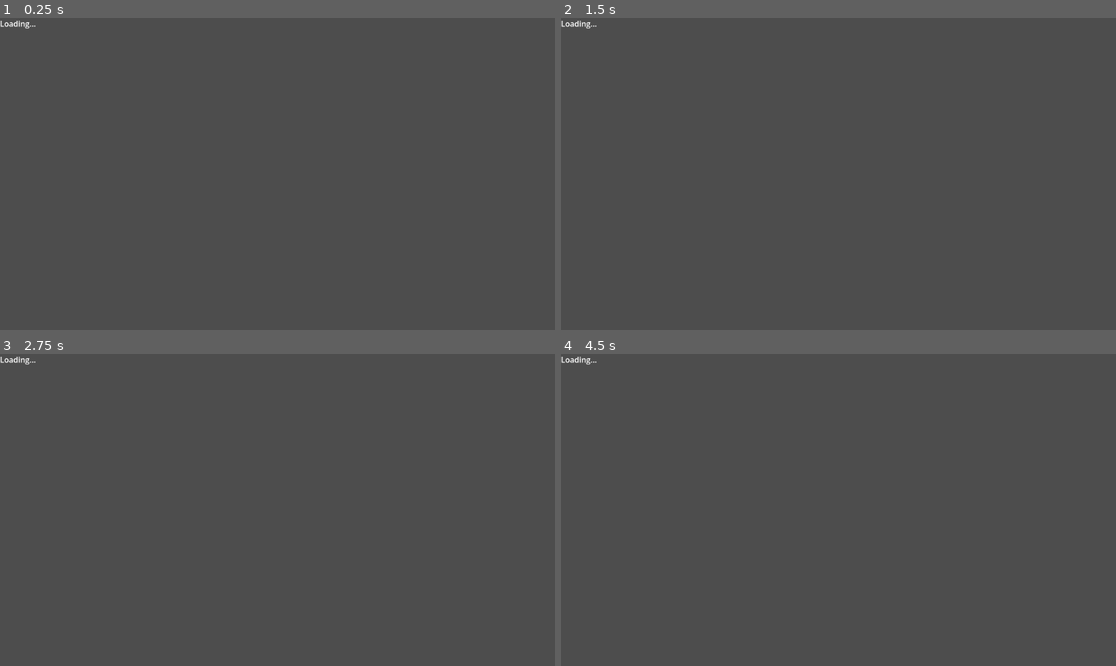
Above: before the commit, frames 1-4 (two rows, left to right).
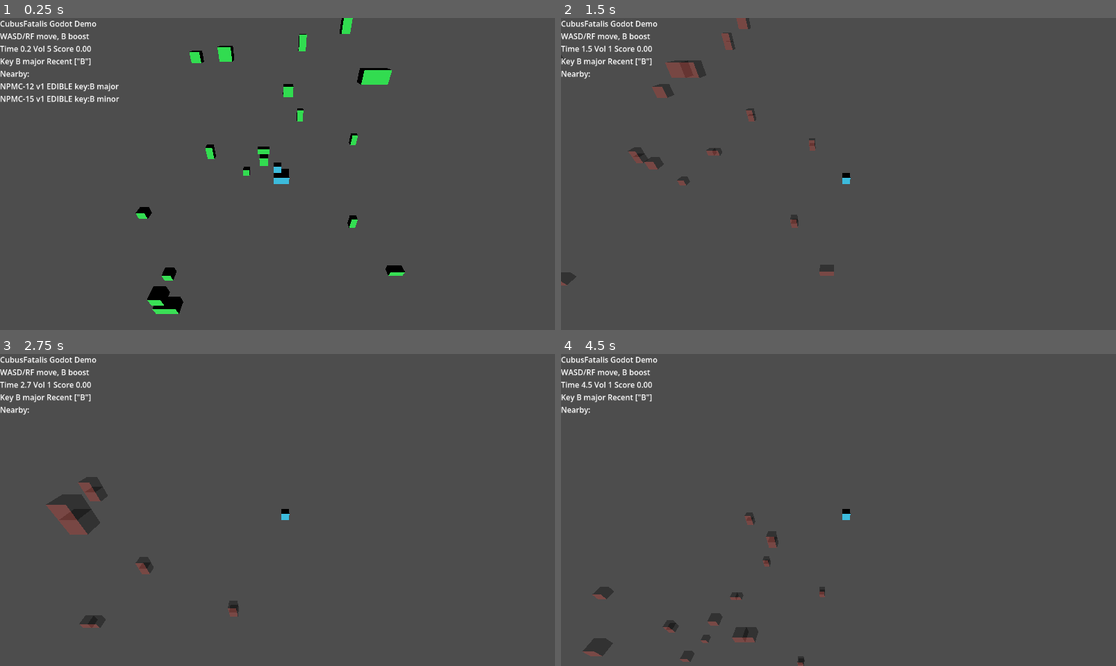
Above: after the commit, the same moments.

Repository: turtlestacker/cubusfatalis
Game: Godot game, scene res://godot/scenes/Main.tscn
Two runs of this game, one before a commit and one after it. Both use one fixed random seed, a clock stepped at 60 frames per second and the inputs below.
Inputs:
- Up to frame 1 (0.25 s): no input
- Up to frame 2 (1.5 s): hold D 0.53-1.28 s; hold B 0.53-1.28 s; hold S from 1.28 s (still down); tap B at 1.35 s
- Up to frame 3 (2.75 s): release S at 2.03 s; hold D from 2.03 s (still down); hold R from 2.03 s (still down); tap B at 2.3 s
- Up to frame 4 (4.5 s): release D at 2.78 s; release R at 2.78 s; hold W 2.78-3.53 s; tap F at 2.85 s; tap B at 3.05, 4.35 s; hold B 3.53-4.28 s; hold A from 3.53 s (still down)

The runs differ from the first frame. In frame 1, 3.2% of the frame differs, in the area x 0-73%, y 0-95%; in frame 2, 2.1%; in frame 3, 2.3%; in frame 4, 1.9%.
Error before the commit: Parse Error: Cannot infer the type of "edible" variable because the value doesn't have a set type. (res://godot/scripts/main.gd:66)

Commit message:
Fix GDScript strict typing parse errors for Godot 4.6

Diff:
--- a/godot/scripts/harmonics.gd
+++ b/godot/scripts/harmonics.gd
@@ -9,22 +9,22 @@
 static func build_keys() -> Array:
 	var keys: Array = []
 	for i in range(NOTES.size()):
-		var major := {}
+		var major: Dictionary = {}
 		for step in MAJOR_STEPS:
 			major[(i + step) % 12] = true
 		keys.append({"name": "%s major" % NOTES[i], "set": major})
 	for i in range(NOTES.size()):
-		var minor := {}
+		var minor: Dictionary = {}
 		for step in MINOR_STEPS:
 			minor[(i + step) % 12] = true
 		keys.append({"name": "%s minor" % NOTES[i], "set": minor})
 	return keys
 
 static func resolve_key(active_notes: Array, prev_key: String) -> String:
-	var keys := build_keys()
+	var keys: Array = build_keys()
 	var candidates: Array = []
 	for k in keys:
-		var ok := true
+		var ok: bool = true
 		for n in active_notes:
 			if not k["set"].has(n):
 				ok = false
@@ -37,11 +37,11 @@
 	for c in candidates:
 		if c["name"] == prev_key:
 			return prev_key
-	candidates = candidates.filter(func(c): return c["tonic_present"])
+	candidates = candidates.filter(func(c: Dictionary) -> bool: return bool(c["tonic_present"]))
 	if candidates.is_empty():
 		candidates = []
 		for k in keys:
-			var ok2 := true
+			var ok2: bool = true
 			for n2 in active_notes:
 				if not k["set"].has(n2):
 					ok2 = false
@@ -49,24 +49,24 @@
 			if ok2:
 				candidates.append({"name": k["name"], "tonic_present": false})
 	if prev_key != "":
-		var prev_tonic := prev_key.split(" ")[0]
+		var prev_tonic: String = prev_key.split(" ")[0]
 		if CIRCLE_FIFTHS.has(prev_tonic):
-			var p_idx := CIRCLE_FIFTHS.find(prev_tonic)
-			candidates.sort_custom(func(a, b):
-				var ta := a["name"].split(" ")[0]
-				var tb := b["name"].split(" ")[0]
-				var da := abs(CIRCLE_FIFTHS.find(ta) - p_idx)
-				var db := abs(CIRCLE_FIFTHS.find(tb) - p_idx)
-				return min(da, 12 - da) < min(db, 12 - db)
+			var p_idx: int = CIRCLE_FIFTHS.find(prev_tonic)
+			candidates.sort_custom(func(a: Dictionary, b: Dictionary) -> bool:
+				var ta: String = a["name"].split(" ")[0]
+				var tb: String = b["name"].split(" ")[0]
+				var da: int = abs(CIRCLE_FIFTHS.find(ta) - p_idx)
+				var db: int = abs(CIRCLE_FIFTHS.find(tb) - p_idx)
+				return mini(da, 12 - da) < mini(db, 12 - db)
 			)
-	return candidates[0]["name"]
+	return str(candidates[0]["name"])
 
 static func can_add(recent_unique: Array, note_idx: int, prev_key: String) -> Dictionary:
-	var tmp := recent_unique.duplicate()
+	var tmp: Array = recent_unique.duplicate()
 	if tmp.has(note_idx):
 		tmp.erase(note_idx)
 	tmp.append(note_idx)
 	if tmp.size() > 4:
 		tmp = tmp.slice(tmp.size() - 4, tmp.size())
-	var key := resolve_key(tmp, prev_key)
+	var key: String = resolve_key(tmp, prev_key)
 	return {"ok": key != "", "key": key, "recent": tmp}
--- a/godot/scripts/main.gd
+++ b/godot/scripts/main.gd
@@ -1,7 +1,7 @@
 extends Node3D
 
-var sim := WorldSim.new()
-var meshes := {}
+var sim: WorldSim = WorldSim.new()
+var meshes: Dictionary = {}
 @onready var hud: Label = $CanvasLayer/HUD
 @onready var cam: Camera3D = $Camera3D
 
@@ -15,16 +15,16 @@
 	sim.tick(delta)
 	_render_all()
 	_update_hud()
-	var p := sim.player()
+	var p: Dictionary = sim.player()
 	if not p.is_empty():
 		cam.global_position = p["pos"] + Vector3(0, 16, 22)
 		cam.look_at(p["pos"], Vector3.UP)
 
 func _handle_input(delta: float) -> void:
-	var p := sim.player()
+	var p: Dictionary = sim.player()
 	if p.is_empty():
 		return
-	var speed := max(1.0, 4.0 - 0.05 * p["voxels"].size())
+	var speed: float = maxf(1.0, 4.0 - 0.05 * float(p["voxels"].size()))
 	var dir := Vector3.ZERO
 	if Input.is_key_pressed(KEY_W): dir.z += 1
 	if Input.is_key_pressed(KEY_S): dir.z -= 1
@@ -35,7 +35,7 @@
 	if dir != Vector3.ZERO:
 		p["vel"] += dir.normalized() * speed * delta * 12.0
 	if Input.is_key_pressed(KEY_B):
-		var legal := VoxelShape.legal_removals(p["voxels"])
+		var legal: Array = VoxelShape.legal_removals(p["voxels"])
 		if not legal.is_empty():
 			p["voxels"].erase(legal[0])
 			p["vel"] *= 1.04
@@ -62,8 +62,8 @@
 			if e["is_player"]:
 				mat.albedo_color = Color(0.25, 0.85, 1.0)
 			else:
-				var p := sim.player()
-				var edible := (not p.is_empty()) and p["voxels"].size() > e["voxels"].size() and Harmonics.can_add(p["recent"], e["note"], p["resolved_key"])["ok"]
+				var p: Dictionary = sim.player()
+				var edible: bool = (not p.is_empty()) and p["voxels"].size() > e["voxels"].size() and bool(Harmonics.can_add(p["recent"], e["note"], p["resolved_key"])["ok"])
 				mat.albedo_color = Color(0.9, 0.25, 0.2) if not edible else Color(0.2, 1.0, 0.35)
 				mat.transparency = BaseMaterial3D.TRANSPARENCY_ALPHA
 				mat.albedo_color.a = 0.35 if not edible else 1.0
@@ -71,7 +71,7 @@
 			root.add_child(mi)
 
 func _update_hud() -> void:
-	var p := sim.player()
+	var p: Dictionary = sim.player()
 	if p.is_empty():
 		hud.text = "Player dead"
 		return
@@ -80,8 +80,8 @@
 		if e["is_player"]:
 			continue
 		if e["pos"].distance_to(p["pos"]) < 8.0:
-			var c := Harmonics.can_add(p["recent"], e["note"], p["resolved_key"])
-			var edible := p["voxels"].size() > e["voxels"].size() and c["ok"]
+			var c: Dictionary = Harmonics.can_add(p["recent"], e["note"], p["resolved_key"])
+			var edible: bool = p["voxels"].size() > e["voxels"].size() and bool(c["ok"])
 			near.append("%s v%d %s key:%s" % [e["name"], e["voxels"].size(), "EDIBLE" if edible else "WASHED", c["key"]])
 	near.sort()
 	hud.text = "CubusFatalis Godot Demo\nWASD/RF move, B boost\nTime %.1f Vol %d Score %.2f\nKey %s Recent %s\nNearby:\n%s" % [
@@ -89,7 +89,7 @@
 		p["voxels"].size(),
 		p["score"],
 		p["resolved_key"],
-		str(p["recent"].map(func(i): return Harmonics.NOTES[i])),
+		str(p["recent"].map(func(i: int) -> String: return Harmonics.NOTES[i])),
 		"\n".join(near.slice(0, 8))
 	]
 
--- a/godot/scripts/voxel_shape.gd
+++ b/godot/scripts/voxel_shape.gd
@@ -4,17 +4,17 @@
 const N := [Vector3i(1,0,0), Vector3i(-1,0,0), Vector3i(0,1,0), Vector3i(0,-1,0), Vector3i(0,0,1), Vector3i(0,0,-1)]
 
 static func to_set(voxels: Array) -> Dictionary:
-	var d := {}
+	var d: Dictionary = {}
 	for v in voxels:
 		d[v] = true
 	return d
 
-static func is_connected(voxels: Array) -> bool:
+static func is_shape_connected(voxels: Array) -> bool:
 	if voxels.is_empty():
 		return false
-	var set := to_set(voxels)
+	var set: Dictionary = to_set(voxels)
 	var q: Array = [voxels[0]]
-	var seen := {voxels[0]: true}
+	var seen: Dictionary = {voxels[0]: true}
 	while not q.is_empty():
 		var v: Vector3i = q.pop_front()
 		for d in N:
@@ -26,7 +26,7 @@
 
 static func surface_voxels(voxels: Array) -> Array:
 	var out: Array = []
-	var set := to_set(voxels)
+	var set: Dictionary = to_set(voxels)
 	for v in voxels:
 		for d in N:
 			if not set.has(v + d):
@@ -37,8 +37,8 @@
 static func legal_removals(voxels: Array) -> Array:
 	var legal: Array = []
 	for c in surface_voxels(voxels):
-		var t := voxels.duplicate()
+		var t: Array = voxels.duplicate()
 		t.erase(c)
-		if not t.is_empty() and is_connected(t):
+		if not t.is_empty() and is_shape_connected(t):
 			legal.append(c)
 	return legal
--- a/godot/scripts/world_sim.gd
+++ b/godot/scripts/world_sim.gd
@@ -88,7 +88,7 @@
 			continue
 		for v in e["voxels"]:
 			p["voxels"].append(v + Vector3i(int(e["pos"].x - p["pos"].x), int(e["pos"].y - p["pos"].y), int(e["pos"].z - p["pos"].z)))
-		if not VoxelShape.is_connected(p["voxels"]):
+		if not VoxelShape.is_shape_connected(p["voxels"]):
 			continue
 		p["recent"] = c["recent"]
 		p["resolved_key"] = c["key"]
